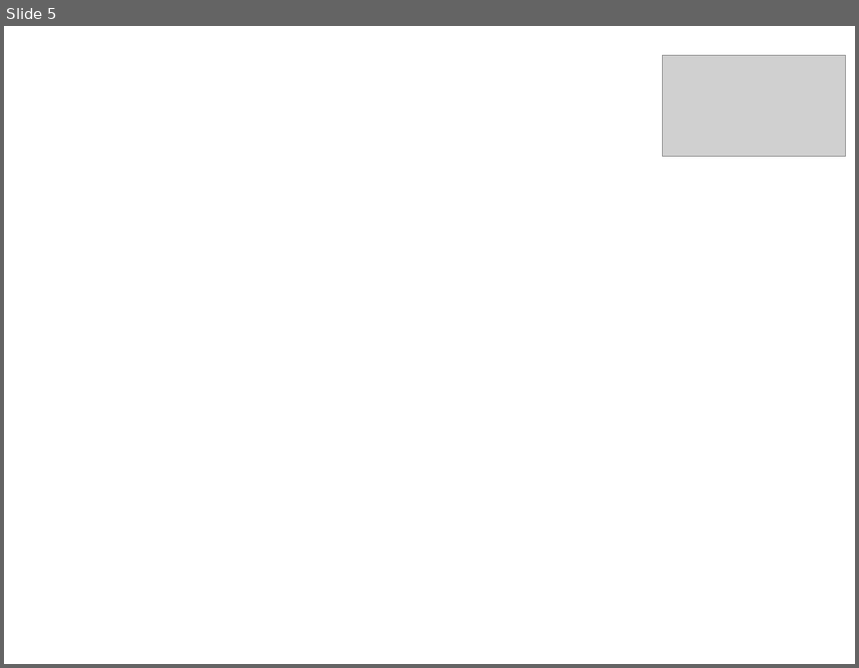
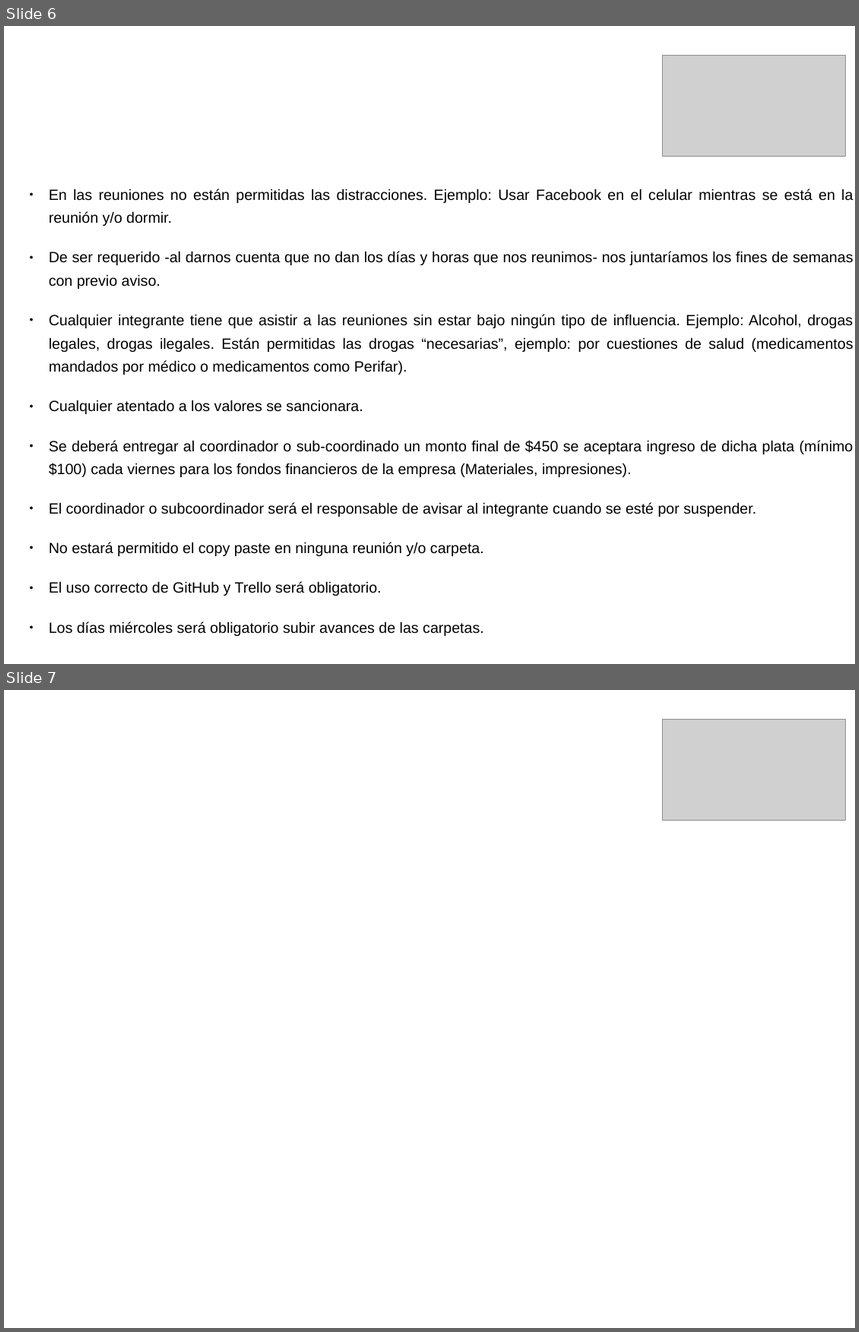
Before and after one commit to CamilaGalvan/ISU, a slide deck: ISU.odp. Shown one above the other, each under a label of ours: slide 5 before the commit, slides 6 and 7 after it. The pictures are 859x668 and 859x1332 pixels, drawn with LibreOffice and Linux fonts; fonts in the diff are those of the drawing; grey boxes stand for pictures; background and template pictures are left out. Boxes give left, top, right and bottom in pixels: in the first picture for what was removed or moved away, otherwise in the second. Text is boxed around its words. In the diff, an @@ line names an element or a change of style, - is before the commit and + after.

```diff
--- a/ISU.odp
+++ b/ISU.odp
@@ slide 6 added at (x1=4, y1=26, x2=855, y2=664), background #FFFFFF @@
@@ title added at (x1=47, y1=50, x2=639, y2=155), 47.6 pt, text #FFFFFF @@
+Reglas
@@ picture added at (x1=663, y1=56, x2=847, y2=157) @@
@@ text added at (x1=49, y1=189, x2=854, y2=636), 13.9 pt, text #000000 @@
+● En las reuniones no están permitidas las distracciones. Ejemplo: Usar Facebook en el celular mientras se está en la reunión y/o dormir.
+● De ser requerido -al darnos cuenta que no dan los días y horas que nos reunimos- nos juntaríamos los fines de semanas con previo aviso.
+● Cualquier integrante tiene que asistir a las reuniones sin estar bajo ningún tipo de influencia. Ejemplo: Alcohol, drogas legales, drogas ilegales. Están permitidas las drogas “necesarias”, ejemplo: por cuestiones de salud (medicamentos mandados por médico o medicamentos como Perifar).
+● Cualquier atentado a los valores se sancionara.
+● Se deberá entregar al coordinador o sub-coordinado un monto final de $450 se aceptara ingreso de dicha plata (mínimo $100) cada viernes para los fondos financieros de la empresa (Materiales, impresiones).
+● El coordinador o subcoordinador será el responsable de avisar al integrante cuando se esté por suspender.
+● No estará permitido el copy paste en ninguna reunión y/o carpeta.
+● El uso correcto de GitHub y Trello será obligatorio.
+● Los días miércoles será obligatorio subir avances de las carpetas.
@@ what was slide 5 is now slide 7 @@
```
Also in this commit, not shown: 1 slide changed, 2 other slides added, 1 slide removed.
